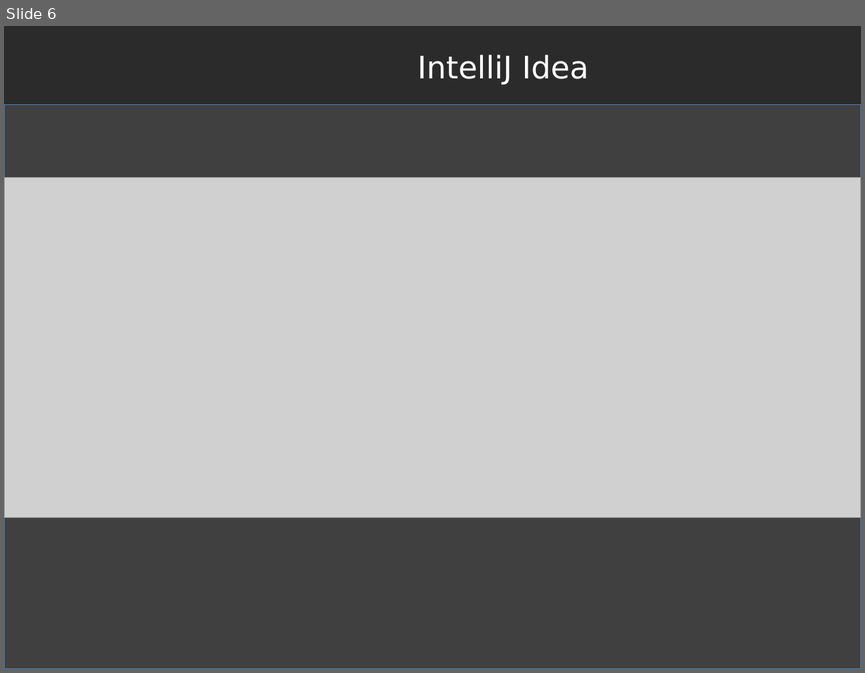
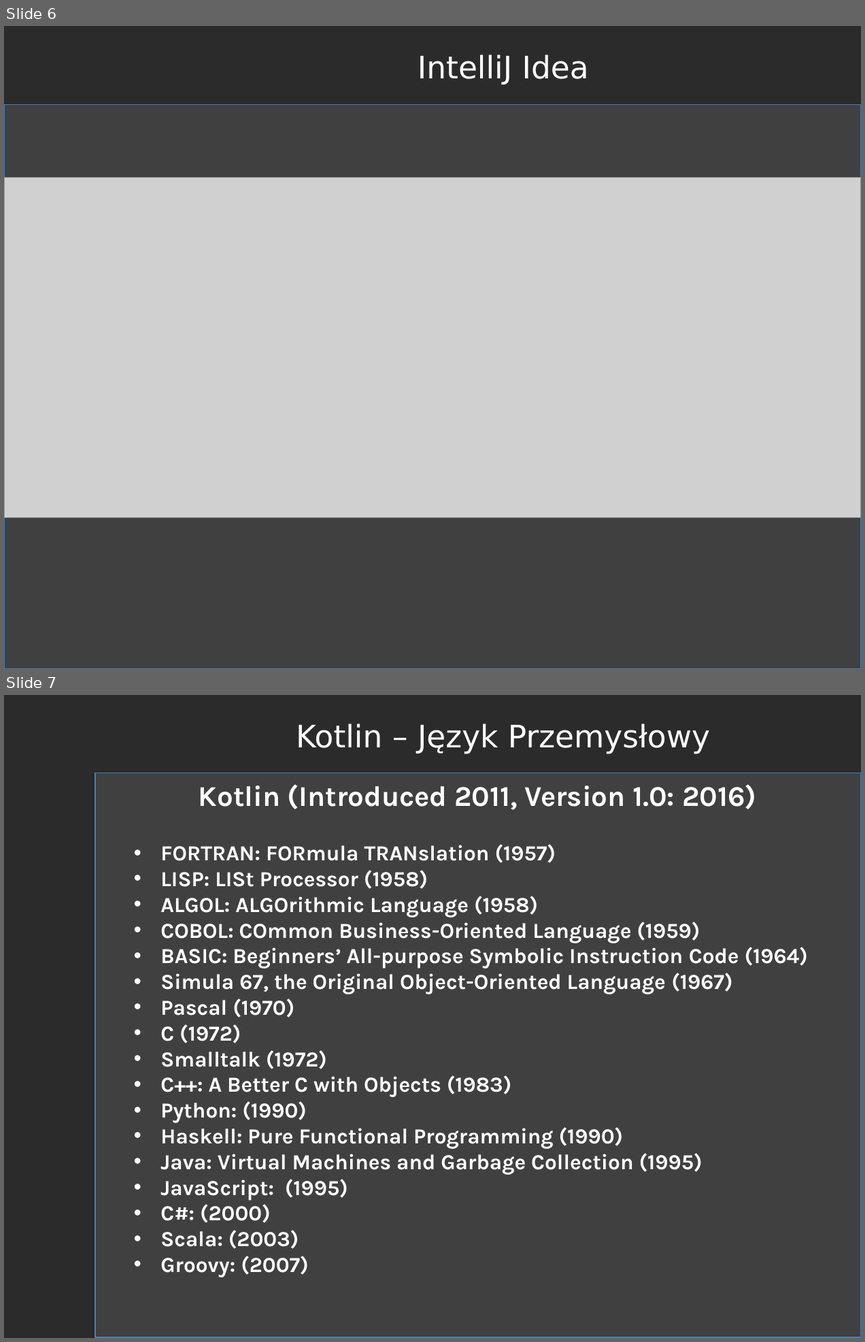
Before and after one commit to RafLew84/WpumKJ, a slide deck: 2021-2022/Wykład/Wyklad1.pptx. Shown one above the other, each under a label of ours: slide 6 before the commit, slides 6 and 7 after it. The pictures are 865x673 and 865x1342 pixels, drawn with LibreOffice and Linux fonts; fonts in the diff are those of the drawing; grey boxes stand for pictures; background and template pictures are left out; a plain dark background stands for a picture behind light text. Boxes give left, top, right and bottom in pixels: in the first picture for what was removed or moved away, otherwise in the second. Text is boxed around its words. In the diff, an @@ line names an element or a change of style, - is before the commit and + after.

```diff
--- a/2021-2022/Wykład/Wyklad1.pptx
+++ b/2021-2022/Wykład/Wyklad1.pptx
@@ slide 7 added at [4, 695, 861, 1338], background picture (left out) @@
@@ text added at [296, 724, 710, 754], 26 pt, text #FFFFFF @@
+Kotlin – Język Przemysłowy
@@ rectangle added at [95, 773, 861, 1337], fill #404040, outline #4B7EBC 0.75 pt @@
@@ text added at [198, 784, 756, 810], 24 pt, text #FFFFFF, bold @@
+Kotlin (Introduced 2011, Version 1.0: 2016)
@@ text added at [160, 844, 808, 1277], 18 pt, text #FFFFFF, bold @@
+• FORTRAN: FORmula TRANslation (1957)
+• LISP: LISt Processor (1958)
+• ALGOL: ALGOrithmic Language (1958)
+• COBOL: COmmon Business-Oriented Language (1959)
+• BASIC: Beginners’ All-purpose Symbolic Instruction Code (1964)
+• Simula 67, the Original Object-Oriented Language (1967)
+• Pascal (1970)
+• C (1972)
+• Smalltalk (1972)
+• C++: A Better C with Objects (1983)
+• Python: (1990)
+• Haskell: Pure Functional Programming (1990)
+• Java: Virtual Machines and Garbage Collection (1995)
+• JavaScript: (1995)
+• C#: (2000)
+• Scala: (2003)
+• Groovy: (2007)
```
Also in this commit, not shown: 1 slide changed, 10 other slides added, 7 other files.
